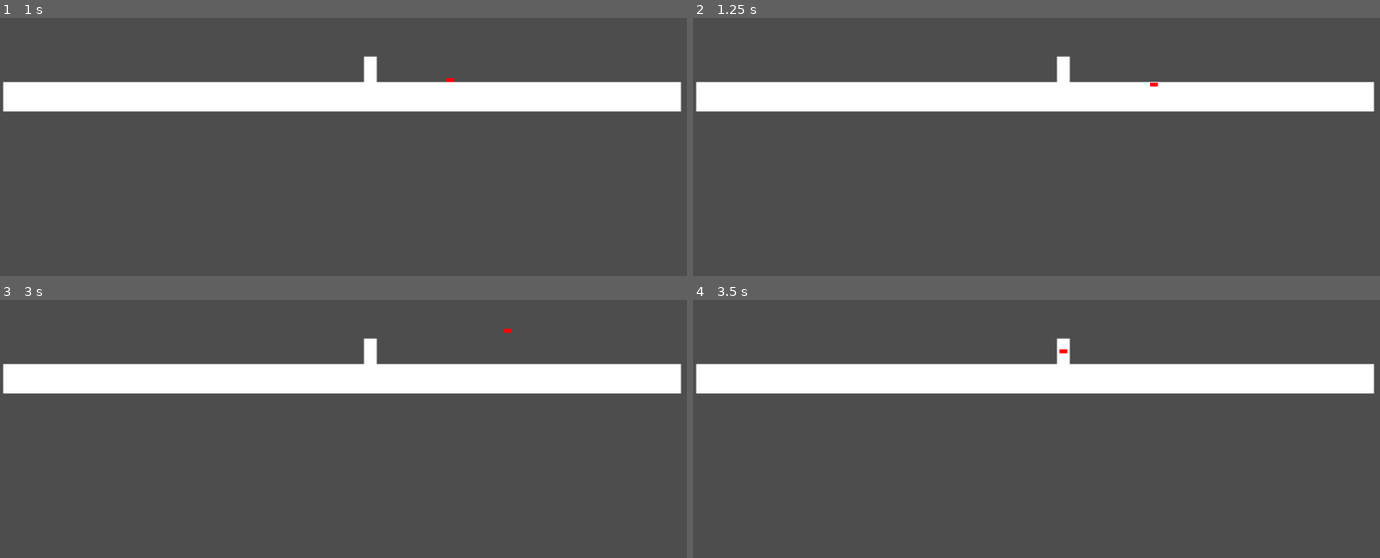
Above: before the commit, frames 1-4 (two rows, left to right).
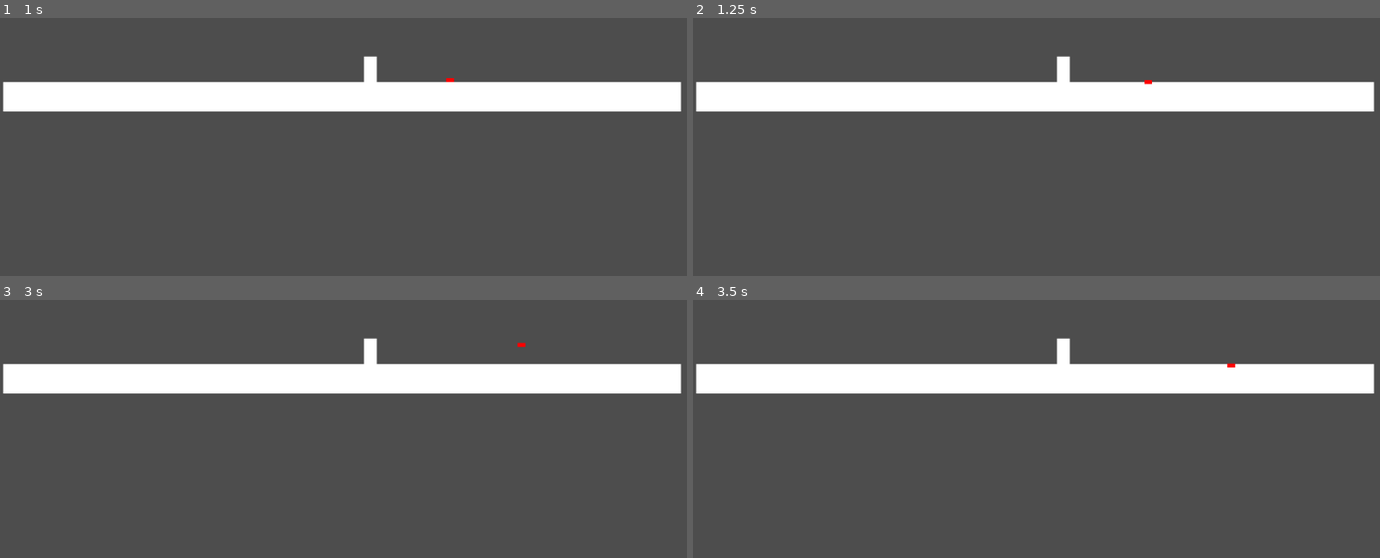
Above: after the commit, the same moments.

Repository: mathkimchi/harpooneer
Game: Godot game, scene res://main_level.tscn
The game is run twice, just before and just after one commit, with the same random seed, the same clock (stepped at 60 frames per second) and the same inputs.
Inputs (mouse positions are in pixels of both pictures, inside the frame that each line leads up to):
- Up to frame 1 (1 s): move the mouse to (535, 48) at 0.52 s; click (535, 48) at 0.67 s
- Up to frame 2 (1.25 s): no input
- Up to frame 3 (3 s): tap Enter at 1.25, 2.75 s; move the mouse to (219, 372) at 1.27 s; click (219, 372) at 1.42 s; tap Space at 2 s; move the mouse to (outside the picture) at 2.02 s; click (outside the picture) at 2.17 s; move the mouse to (336, 434) at 2.77 s; click (336, 434) at 2.92 s
- Up to frame 4 (3.5 s): no input

Frame 1 is identical in both runs. In frame 2, less than 0.1% of the frame differs, in the area x 65-68%, y 24-27%; in frame 3, less than 0.1%; in frame 4, less than 0.1%, in the area x 53-79%, y 18-27%.

Commit message:
add harpoon locked state

Diff:
--- a/player.gd
+++ b/player.gd
@@ -1,10 +1,8 @@
 extends CharacterBody2D
 
 
-enum HarpoonState {CHARGING, SHOT, REELING}
+enum HarpoonState {CHARGING, SHOT, LOCKED, REELING}
 var harpoon_state: HarpoonState = HarpoonState.CHARGING
-
-var harpoon_locked = false
 
 @export
 var CHARGE_RATE = 1.0
@@ -13,7 +11,7 @@
 var harpoon_position: Vector2
 var harpoon_velocity: Vector2
 
-var harpoon_revert_speed = 0.0
+var harpoon_reel_speed = 0.0
 
 @export
 var HARPOON_MAX_DIST = 2000.0
@@ -21,10 +19,9 @@
 func init_harpoon():
 	harpoon_state = HarpoonState.CHARGING
 	harpoon_charge = 0.0
-	harpoon_locked = false
 	harpoon_position = Vector2.ZERO #whatever, this will be updated anyways
 	harpoon_velocity = Vector2.ZERO
-	harpoon_revert_speed = 0.0
+	harpoon_reel_speed = 0.0
 	$Harpoon.global_position=self.global_position
 
 
@@ -39,21 +36,22 @@
 				harpoon_charge += CHARGE_RATE * delta
 		HarpoonState.SHOT:
 			harpoon_physics_process(delta)
+		HarpoonState.LOCKED:
+			pass
 		HarpoonState.REELING:
 			pass
 
 	move_and_slide()
 
 func harpoon_physics_process(delta: float) -> void:
-	if harpoon_locked:
-		return
-
 	for body in $Harpoon/Area2D.get_overlapping_bodies():
 		if body == self:
 			continue
 
 		print(body)
-		harpoon_locked = true
+
+		harpoon_state = HarpoonState.LOCKED
+		return
 
 	harpoon_velocity += get_gravity() * delta
 	harpoon_position += harpoon_velocity * delta
@@ -103,6 +101,6 @@
 				init_harpoon()
 	elif event.is_pressed():
 		match harpoon_state:
-			HarpoonState.SHOT:
+			HarpoonState.LOCKED:
 				# start reeling
 				harpoon_state = HarpoonState.REELING
